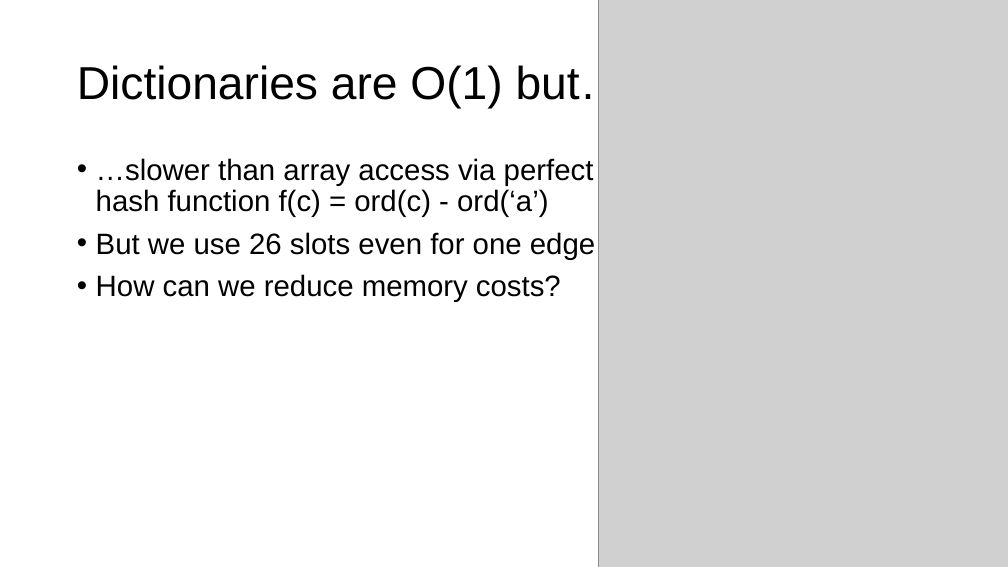
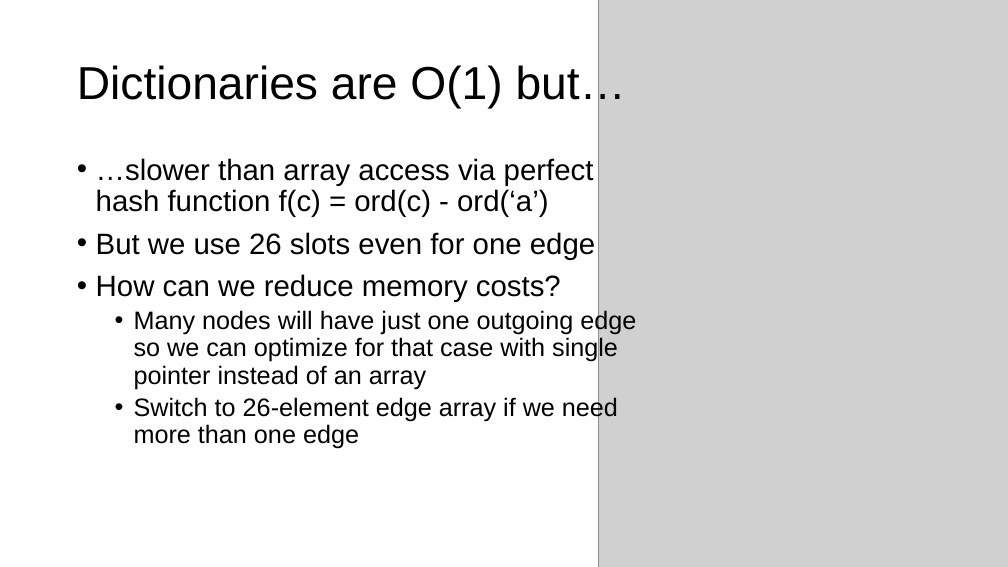
Before and after one commit to parrt/msds689, a slide deck: slide 14 of notes/searching.pptx. Drawn at 1008x567 pixels with LibreOffice and Linux fonts; fonts in the diff are those of the drawing; grey boxes stand for pictures; background and template pictures are left out. Boxes give left, top, right and bottom in pixels: in the first picture for what was removed or moved away, otherwise in the second. Text is boxed around its words. In the diff, an @@ line names an element or a change of style, - is before the commit and + after.

```diff
--- a/notes/searching.pptx
+++ b/notes/searching.pptx
@@ text at bbox=[134, 309, 636, 449]: paragraphs added @@
+  • Many nodes will have just one outgoing edge so we can optimize for that case with single pointer instead of an array
+  • Switch to 26-element edge array if we need more than one edge
```
Also in this commit, not shown: 7 other slides changed, 1 slide added, 8 other files.
